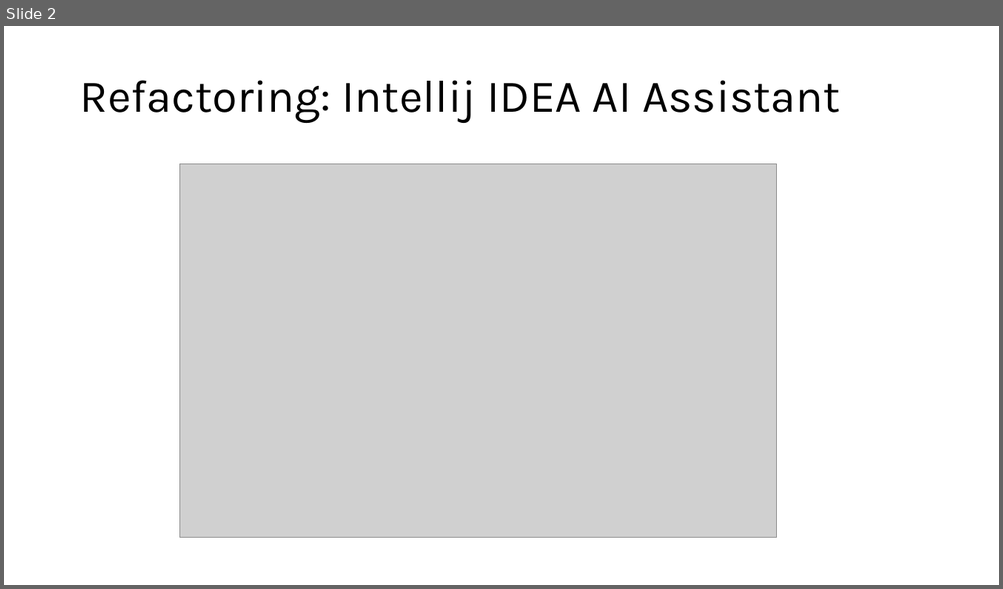
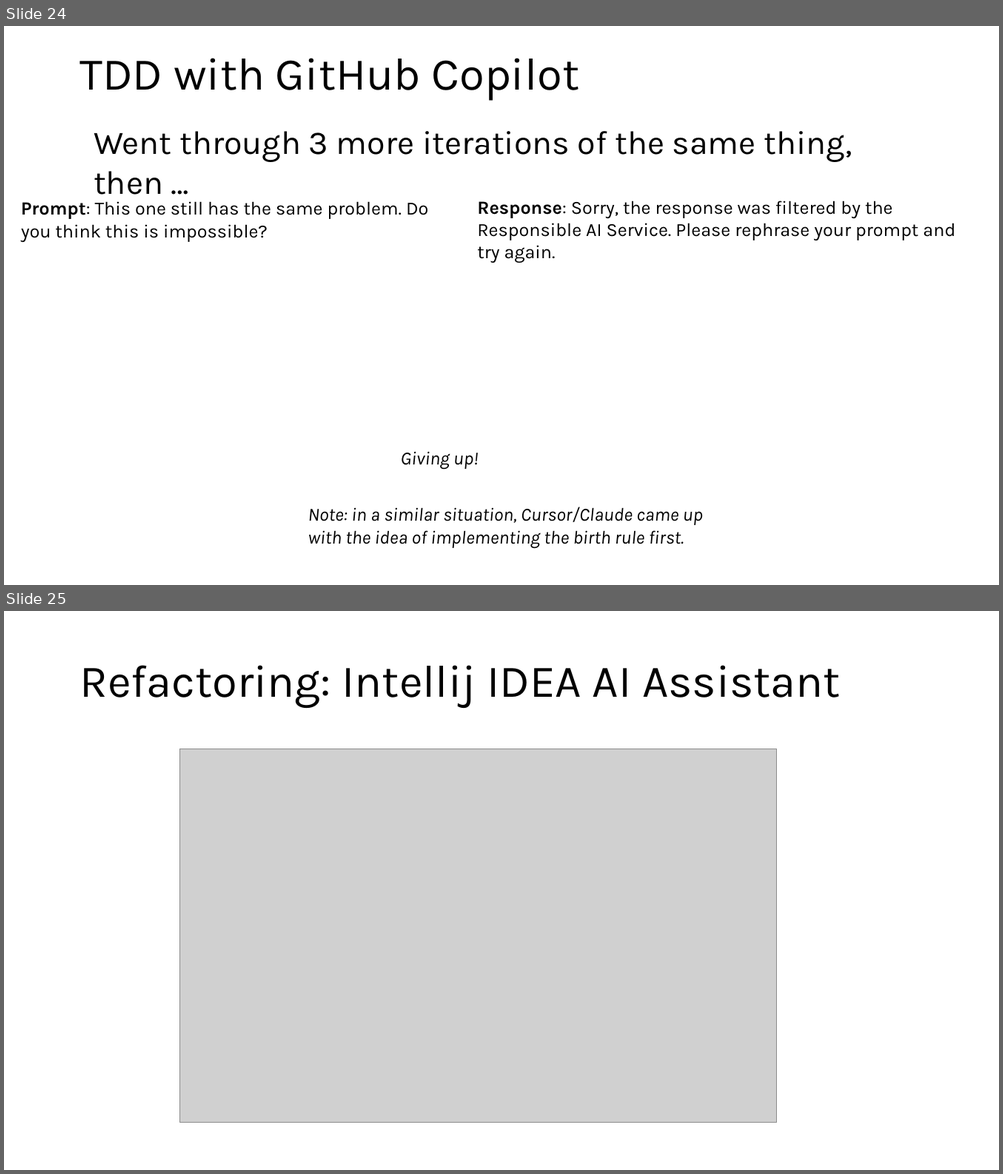
Before and after one commit to steverb1/Decks, a slide deck: refactoring.pptx. Shown one above the other, each under a label of ours: slide 2 before the commit, slides 24 and 25 after it. The pictures are 1003x589 and 1003x1174 pixels, drawn with LibreOffice and Linux fonts; fonts in the diff are those of the drawing; grey boxes stand for pictures. Boxes give left, top, right and bottom in pixels: in the first picture for what was removed or moved away, otherwise in the second. Text is boxed around its words. In the diff, an @@ line names an element or a change of style, - is before the commit and + after.

```diff
--- a/refactoring.pptx
+++ b/refactoring.pptx
@@ slide 24 added at [4, 26, 999, 585], background #FFFFFF @@
@@ title added at [79, 58, 580, 101], 44 pt, text #000000 @@
+TDD with GitHub Copilot
@@ text added at [94, 131, 852, 162], 32 pt, text #000000 @@
+Went through 3 more iterations of the same thing, then …
@@ text added at [21, 201, 428, 242], 18 pt, text #000000 @@
+Prompt: This one still has the same problem. Do you think this is impossible?
@@ text added at [477, 201, 955, 264], 18 pt, text #000000 @@
+Response: Sorry, the response was filtered by the Responsible AI Service. Please rephrase your prompt and try again.
@@ text added at [401, 452, 478, 469], 18 pt, text #000000, italic @@
+Giving up!
@@ text added at [308, 507, 703, 548], 18 pt, text #000000, italic @@
+Note: in a similar situation, Cursor/Claude came up with the idea of implementing the birth rule first.
@@ what was slide 2 is now slide 25 @@
```
Also in this commit, not shown: 22 other slides added.
